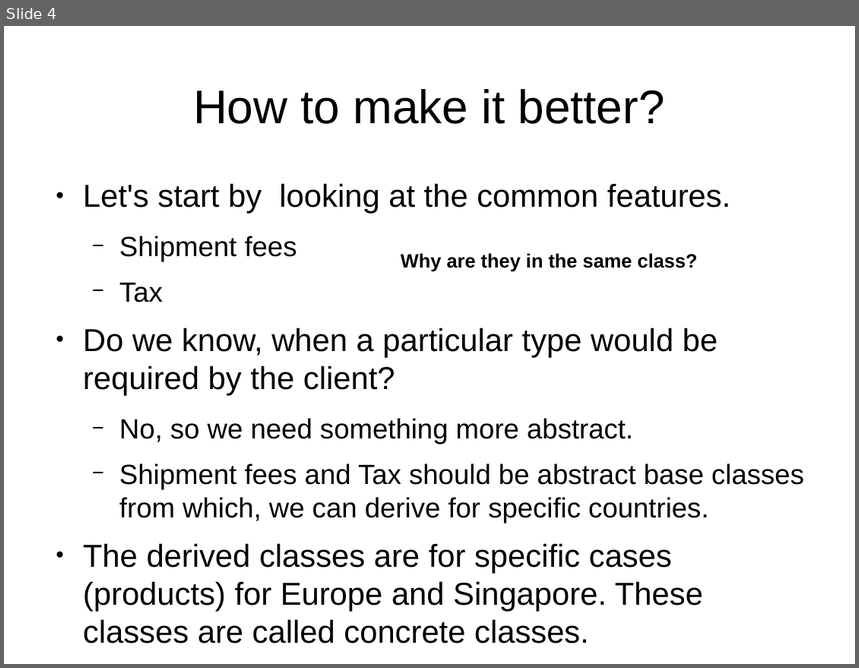
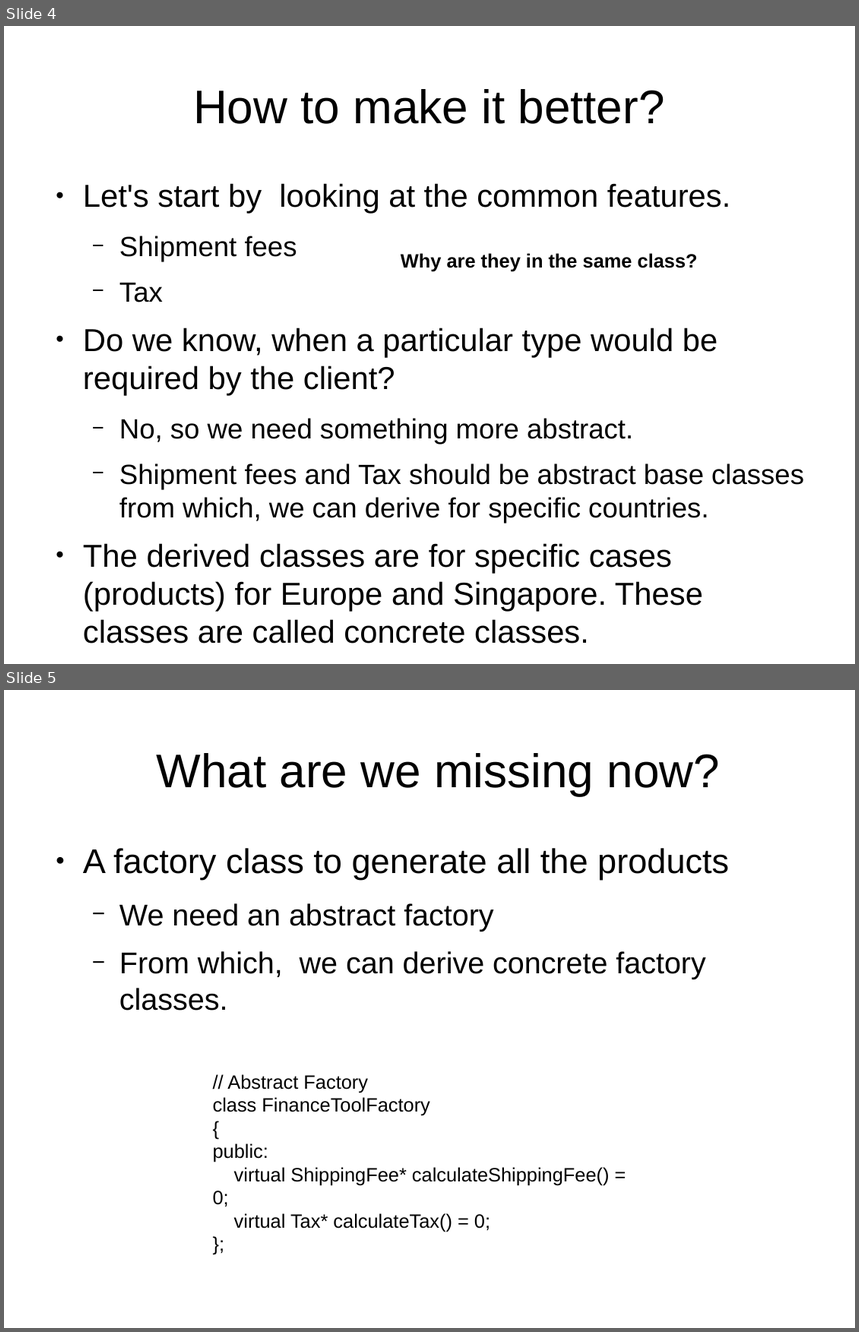
Before and after one commit to kks32/cpp-software-development, a slide deck: Ex1_Design_Pattern_Abstract_Factory/Ex1_Abstract_Factory.odp. Shown one above the other, each under a label of ours: slide 4 before the commit, slides 4 and 5 after it. The pictures are 859x668 and 859x1332 pixels, drawn with LibreOffice and Linux fonts; fonts in the diff are those of the drawing. Boxes give left, top, right and bottom in pixels: in the first picture for what was removed or moved away, otherwise in the second. Text is boxed around its words. In the diff, an @@ line names an element or a change of style, - is before the commit and + after.

```diff
--- a/Ex1_Design_Pattern_Abstract_Factory/Ex1_Abstract_Factory.odp
+++ b/Ex1_Design_Pattern_Abstract_Factory/Ex1_Abstract_Factory.odp
@@ slide 5 added at [4,690,855,1328], background #FFFFFF @@
@@ title added at [157,753,720,796], 44 pt, text #000000 @@
+What are we missing now?
@@ text added at [83,848,729,1011], 28 pt, text #000000 @@
+● A factory class to generate all the products
+  − We need an abstract factory
+  − From which, we can derive concrete factory classes.
@@ text added at [213,1075,610,1232], 18 pt, text #000000 @@
+// Abstract Factory
+class FinanceToolFactory
+{
+public:
+virtual ShippingFee* calculateShippingFee() = 0;
+virtual Tax* calculateTax() = 0;
+};
```
Also in this commit, not shown: 9 other slides added, 1 other file.
